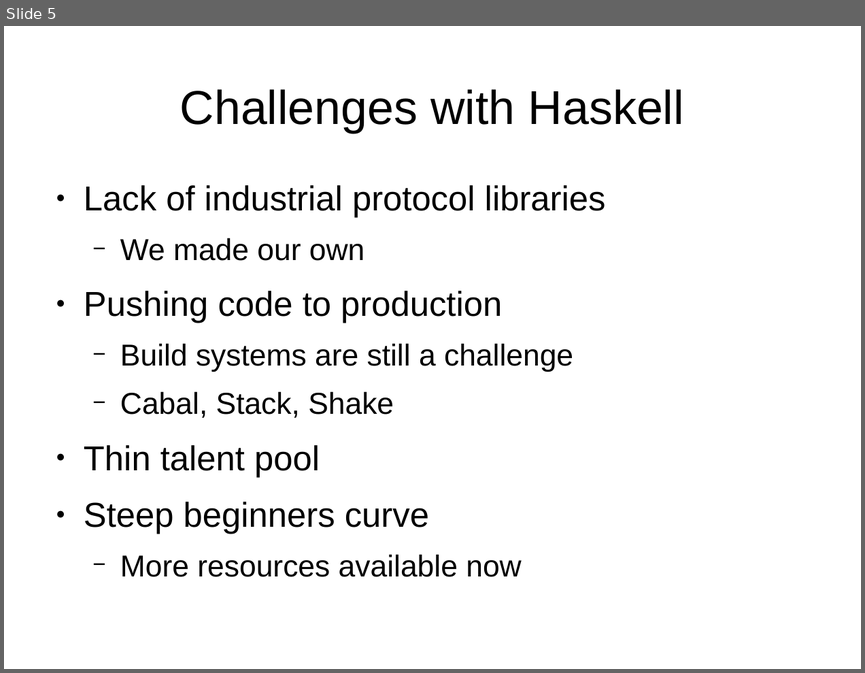
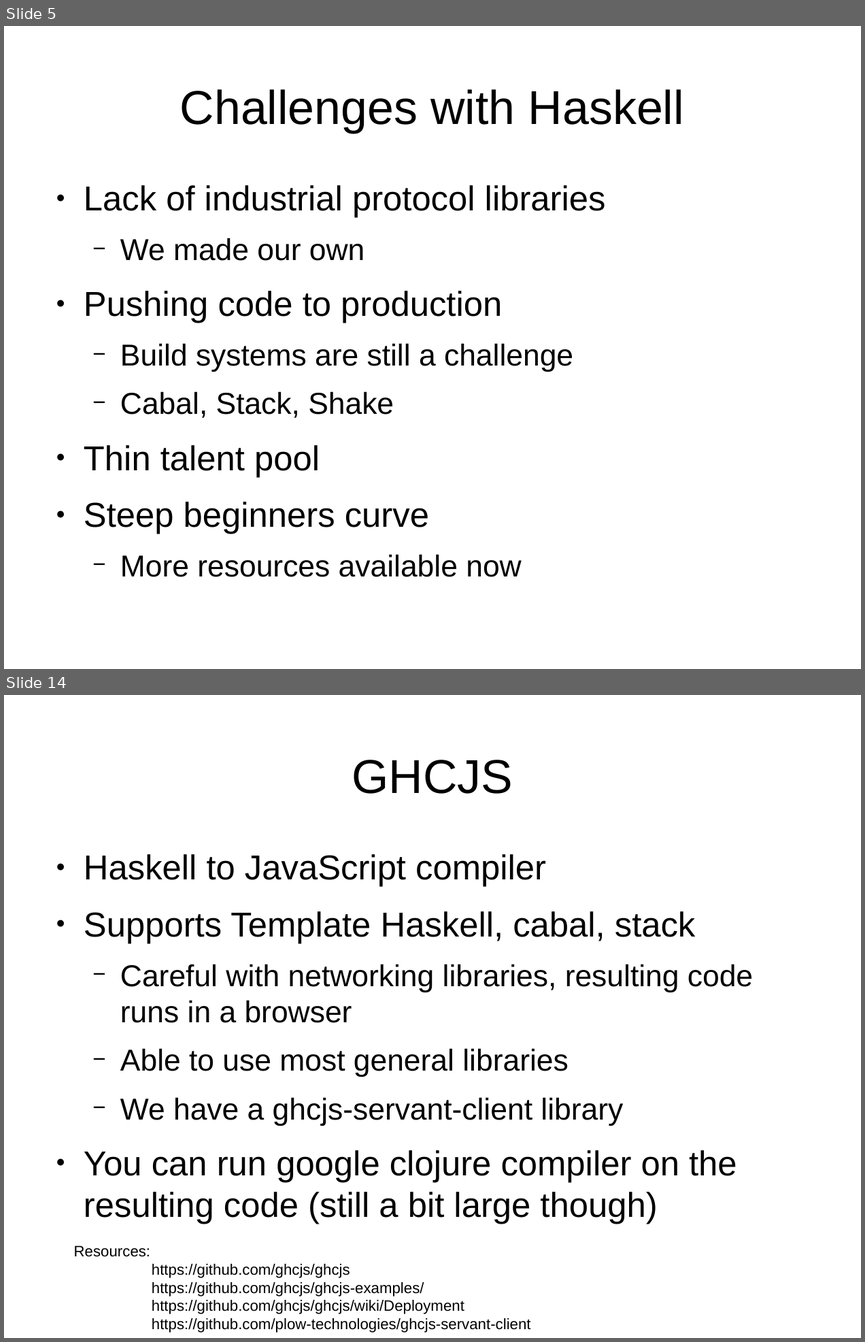
Before and after one commit to plow-technologies/presentations, a slide deck: onping-architecture.odp. Shown one above the other, each under a label of ours: slide 5 before the commit, slides 5 and 14 after it; the slides between them are not shown. The pictures are 865x673 and 865x1342 pixels, drawn with LibreOffice and Linux fonts; fonts in the diff are those of the drawing. Boxes give left, top, right and bottom in pixels: in the first picture for what was removed or moved away, otherwise in the second. Text is boxed around its words. In the diff, an @@ line names an element or a change of style, - is before the commit and + after.

```diff
--- a/onping-architecture.odp
+++ b/onping-architecture.odp
@@ slide 14 added at (4,695,861,1338), background #FFFFFF @@
@@ title added at (351,760,513,794), 44 pt, text #000000 @@
+GHCJS
@@ text added at (84,854,753,1223), 32 pt, text #000000 @@
+● Haskell to JavaScript compiler
+● Supports Template Haskell, cabal, stack
+  − Careful with networking libraries, resulting code runs in a browser
+  − Able to use most general libraries
+  − We have a ghcjs-servant-client library
+● You can run google clojure compiler on the resulting code (still a bit large though)
@@ text added at (74,1245,531,1332), 14 pt, text #000000 @@
+Resources:
+https://github.com/ghcjs/ghcjs
+https://github.com/ghcjs/ghcjs-examples/
+https://github.com/ghcjs/ghcjs/wiki/Deployment
+https://github.com/plow-technologies/ghcjs-servant-client
```
Also in this commit, not shown: 9 slides changed, 3 other slides added, 2 slides removed.
